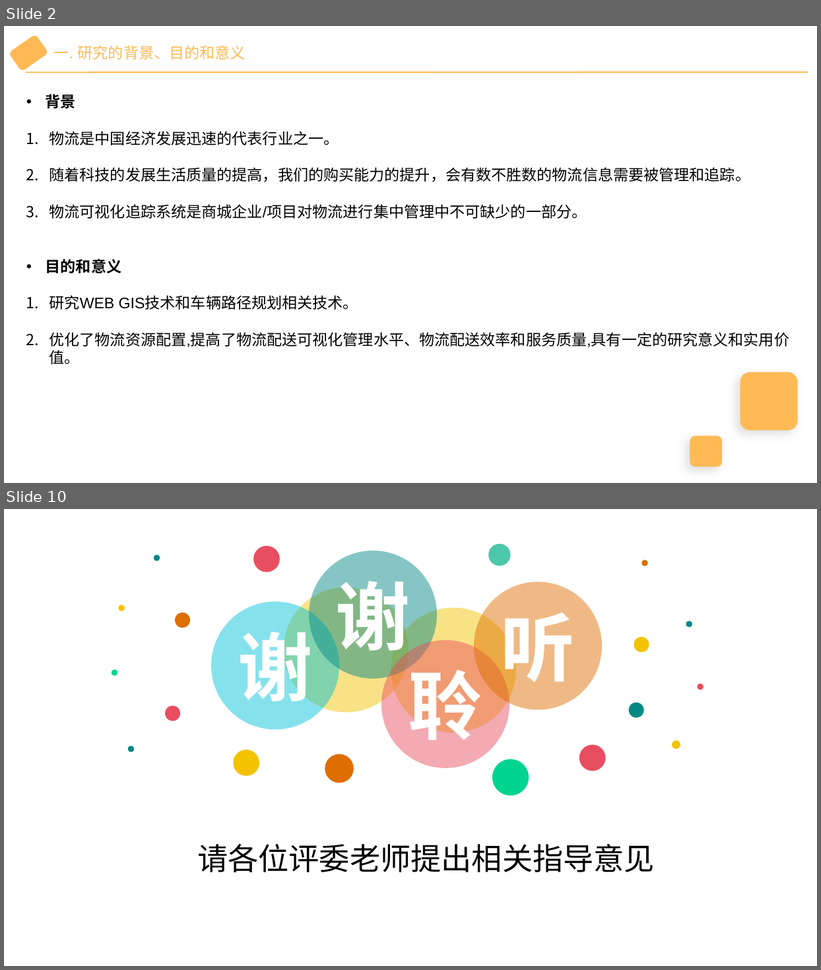
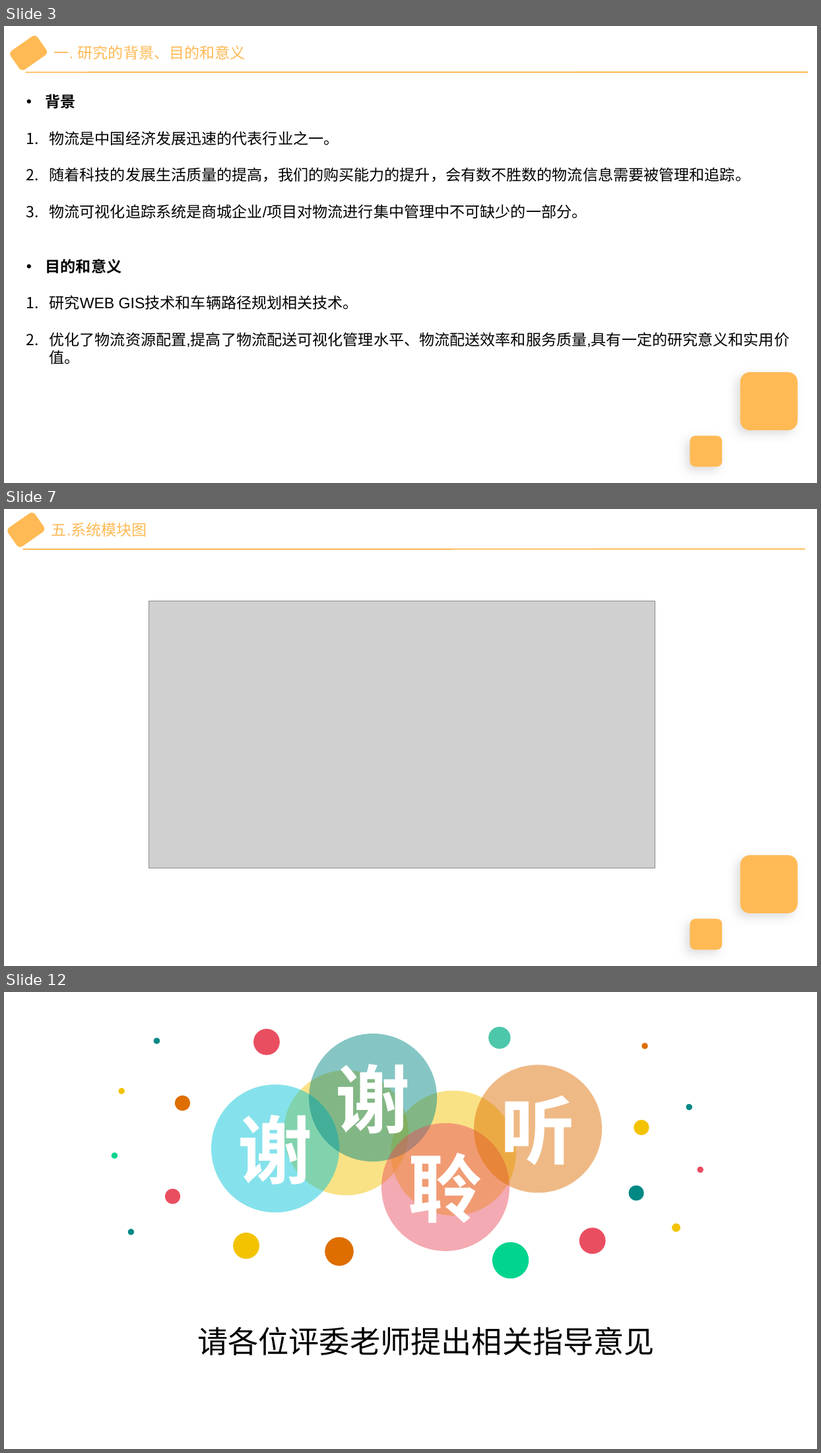
Before and after one commit to wu-yu-pei/graduation-design-file, a slide deck: 答辩PPT.pptx. Shown one above the other, each under a label of ours: slides 2 and 10 before the commit, slides 3, 7 and 12 after it; the slides between them are not shown. The pictures are 821x970 and 821x1453 pixels, drawn with LibreOffice and Linux fonts; fonts in the diff are those of the drawing; grey boxes stand for pictures. Boxes give left, top, right and bottom in pixels: in the first picture for what was removed or moved away, otherwise in the second. Text is boxed around its words. In the diff, an @@ line names an element or a change of style, - is before the commit and + after.

```diff
--- a/答辩PPT.pptx
+++ b/答辩PPT.pptx
@@ slide 7 added at <box>4,509,817,966</box>, background #FFFFFF @@
@@ rounded rectangle added at <box>7,512,46,548</box>, fill #FFBA55, outline #FFBA55 1 pt @@
@@ text added at <box>52,522,147,537</box>, 18 pt, text #FFBA55 @@
+五.系统模块图
@@ line added from (23, 549) to (805, 549), #FFBA55 1.5 pt @@
@@ picture added at <box>149,601,655,869</box> @@
@@ rounded rectangle added at <box>741,855,797,914</box>, fill #FFBA55 @@
@@ rounded rectangle added at <box>690,920,723,951</box>, fill #FFBA55 @@
@@ what was slide 2 is now slide 3 @@
@@ what was slide 10 is now slide 12 @@
```
Also in this commit, not shown: 6 slides changed, 2 other slides added, 1 slide removed, 4 other files.
